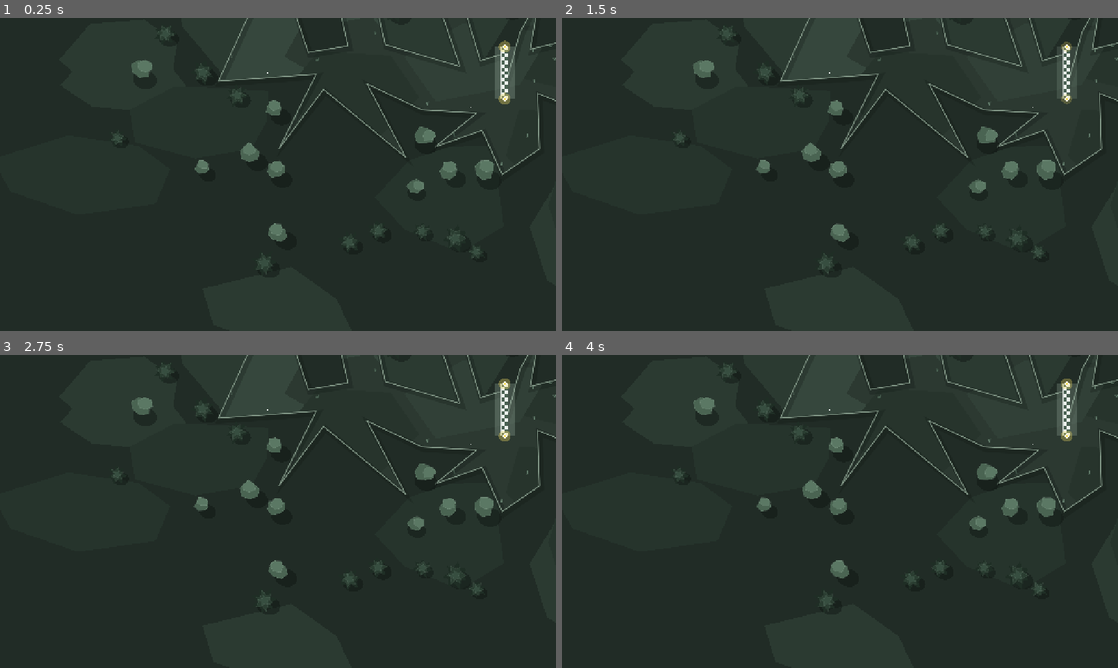
Above: before the commit, frames 1-4 (two rows, left to right).
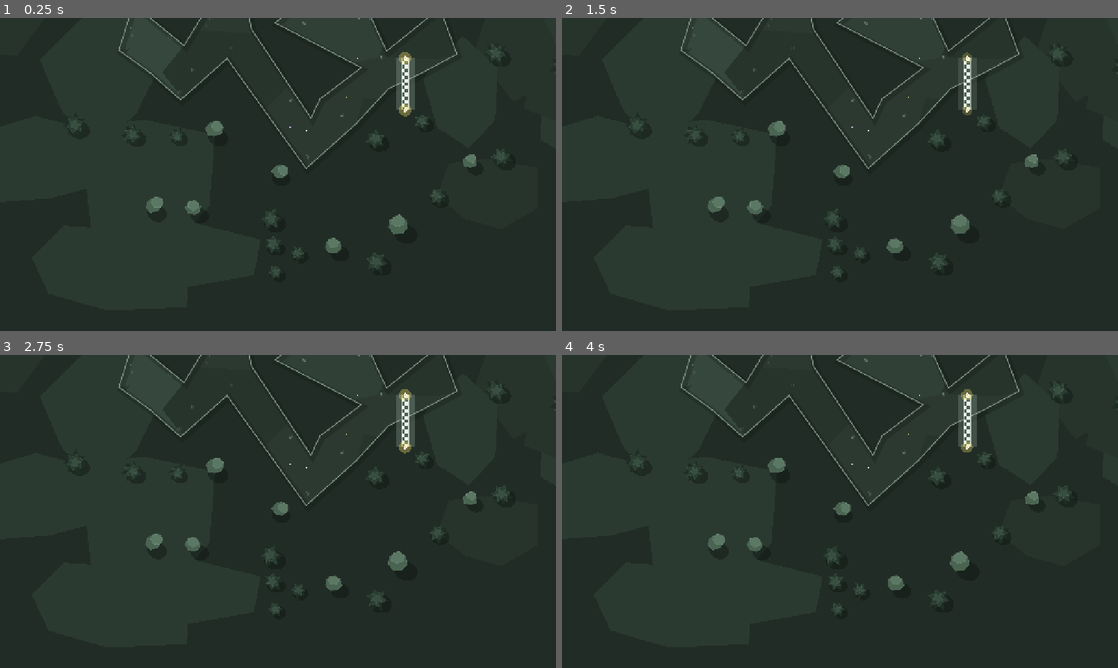
Above: after the commit, the same moments.

Repository: DivyanshuArch/post_bounce
Game: Godot game, scene res://levels/level_template.tscn
Two runs of this game, one before a commit and one after it. Both use one fixed random seed, a clock stepped at 60 frames per second and the inputs below. This scene is started directly instead of the project's main scene.
Inputs (mouse positions are in pixels of both pictures, inside the frame that each line leads up to):
- Up to frame 1 (0.25 s): no input
- Up to frame 2 (1.5 s): tap Enter at 0.5 s; move the mouse to (962, 158) at 0.52 s; tap R at 0.6 s; click (962, 158) at 0.67 s; tap Space at 0.77, 1.07, 1.25 s; drag from (728, 190) to (812, 237) at 1.27 s
- Up to frame 3 (2.75 s): move the mouse to (333, 442) at 2.02 s; tap R at 2.1 s; click (333, 442) at 2.17 s
- Up to frame 4 (4 s): drag from (812, 574) to (673, 464) at 2.77 s; tap Enter at 3.5 s; move the mouse to (1006, 558) at 3.52 s; tap R at 3.6 s; click (1006, 558) at 3.67 s; tap Space at 3.77 s

The runs differ from the first frame. In frame 1, 6.9% of the frame differs, in the area x 12-100%, y 0-85%; in frame 2, 6.6%; in frame 3, 6.9%; in frame 4, 6.9%.

Commit message:
added level 30

Diff:
--- /dev/null
+++ b/post-bounce/levels/level_30.tscn
@@ -0,0 +1,53 @@
+[gd_scene format=3 uid="uid://i5pq1cbwyn0n"]
+
+[ext_resource type="Script" uid="uid://b46ots13hhet1" path="res://scripts/course.gd" id="1_4n6ju"]
+[ext_resource type="PackedScene" uid="uid://df7w8y3e5m1wa" path="res://scenes/prefabs/finish_line.tscn" id="2_w2ogj"]
+[ext_resource type="PackedScene" uid="uid://c6xk1d8v7m2y4" path="res://scenes/prefabs/diamond.tscn" id="3_wswef"]
+[ext_resource type="PackedScene" uid="uid://das8m3t1p4k7b" path="res://scenes/prefabs/shrine_lantern.tscn" id="4_h6hrd"]
+
+[sub_resource type="Curve2D" id="Curve2D_boundary"]
+_data = {
+"points": PackedVector2Array(0, 0, 0, 0, 111, 186, 0, 0, 0, 0, 174, 83, 0, 0, 0, 0, 247, 53, 0, 0, 0, 0, 266, 148, 0, 0, 0, 0, 403, 353, 0, 0, 0, 0, 424, 309, 0, 0, 0, 0, 519, 237, 0, 0, 0, 0, 321, 134, 0, 0, 0, 0, 390, 74, 0, 0, 0, 0, 301, -92, 0, 0, 0, 0, 362, -96, 0, 0, 0, 0, 439, 33, 0, 0, 0, 0, 491, 5, 0, 0, 0, 0, 681, -62, 0, 0, 0, 0, 820, -138, 0, 0, 0, 0, 868, -87, 0, 0, 0, 0, 926, -27, 0, 0, 0, 0, 695, 44, 0, 0, 0, 0, 672, 71, 0, 0, 0, 0, 517, 68, 0, 0, 0, 0, 577, 199, 0, 0, 0, 0, 700, 100, 0, 0, 0, 0, 739, 206, 0, 0, 0, 0, 655, 251, 0, 0, 0, 0, 582, 285, 0, 0, 0, 0, 546, 324, 0, 0, 0, 0, 507, 366, 0, 0, 0, 0, 392, 469, 0, 0, 0, 0, 210, 216, 0, 0, 0, 0, 103, 311, 0, 0, 0, 0, 32, 248, 0, 0, 0, 0, -39, 197, 0, 0, 0, 0, -6, 91)
+}
+point_count = 33
+
+[node name="Course2" type="Node2D" unique_id=735602100 node_paths=PackedStringArray("boundary_path")]
+script = ExtResource("1_4n6ju")
+course_name = "CUSTOM LEVEL"
+boundary_path = NodePath("Boundary")
+outer_poly = PackedVector2Array(111, 186, 174, 83, 247, 53, 266, 148, 403, 353, 424, 309, 519, 237, 321, 134, 390, 74, 301, -92, 362, -96, 439, 33, 491, 5, 681, -62, 820, -138, 868, -87, 926, -27, 695, 44, 672, 71, 517, 68, 577, 199, 700, 100, 739, 206, 655, 251, 582, 285, 546, 324, 507, 366, 392, 469, 210, 216, 103, 311, 32, 248, -39, 197, -6, 91)
+start_position = Vector2(17, 174)
+
+[node name="Boundary" type="Path2D" parent="." unique_id=955458842]
+curve = SubResource("Curve2D_boundary")
+
+[node name="StartPoint" type="Marker2D" parent="." unique_id=949504683]
+position = Vector2(17, 174)
+gizmo_extents = 24.0
+
+[node name="FinishLine" parent="." unique_id=1777726223 instance=ExtResource("2_w2ogj")]
+position = Vector2(850, -64.99997)
+rotation = 2.4497929
+point_a = Vector2(0, -60)
+point_b = Vector2(0, 60)
+
+[node name="Obstacles" type="Node2D" parent="." unique_id=1690859444]
+
+[node name="Diamonds" type="Node2D" parent="." unique_id=276658950]
+
+[node name="Diamond" parent="Diamonds" unique_id=897871573 instance=ExtResource("3_wswef")]
+position = Vector2(233, 104)
+phase_offset = 1.8165875365053636
+
+[node name="Diamond2" parent="Diamonds" unique_id=836239098 instance=ExtResource("3_wswef")]
+position = Vector2(344, -72)
+phase_offset = 5.637606346738877
+
+[node name="Diamond3" parent="Diamonds" unique_id=1780911672 instance=ExtResource("3_wswef")]
+position = Vector2(691, 173)
+phase_offset = 0.2549574330747484
+
+[node name="ShrineLantern" parent="Diamonds" unique_id=1086631454 instance=ExtResource("4_h6hrd")]
+position = Vector2(498, 85)
+
+[node name="Trees" type="Node2D" parent="." unique_id=1604077865]
--- a/post-bounce/levels/level_template.tscn
+++ b/post-bounce/levels/level_template.tscn
@@ -1,19 +1,19 @@
-[gd_scene format=3 uid="uid://c1k8v5m3kax2t"]
+[gd_scene format=3 uid="uid://cmptq2bfayi1q"]
 
 [ext_resource type="Script" uid="uid://b46ots13hhet1" path="res://scripts/course.gd" id="1_course"]
 [ext_resource type="PackedScene" uid="uid://df7w8y3e5m1wa" path="res://scenes/prefabs/finish_line.tscn" id="2_finish"]
 
 [sub_resource type="Curve2D" id="Curve2D_boundary"]
 _data = {
-"points": PackedVector2Array(0, 0, 0, 0, 168, 228, 0, 0, 0, 0, 259, 213, 0, 0, 0, 0, 221, 40, 0, 0, 0, 0, 297, -2, 0, 0, 0, 0, 345, 210, 0, 0, 0, 0, 517, 260, 0, 0, 0, 0, 439, 33, 0, 0, 0, 0, 491, 5, 0, 0, 0, 0, 564, 247, 0, 0, 0, 0, 617, 231, 0, 0, 0, 0, 620, 310, 0, 0, 0, 0, 655, 182, 0, 0, 0, 0, 700, 100, 0, 0, 0, 0, 679, 221, 0, 0, 0, 0, 739, 206, 0, 0, 0, 0, 1121, 493, 0, 0, 0, 0, 696, 322, 0, 0, 0, 0, 700, 450, 0, 0, 0, 0, 614, 509, 0, 0, 0, 0, 568, 407, 0, 0, 0, 0, 460, 445, 0, 0, 0, 0, 556, 367, 0, 0, 0, 0, 429, 360, 0, 0, 0, 0, 303, 300, 0, 0, 0, 0, 392, 469, 0, 0, 0, 0, 203, 313, 0, 0, 0, 0, 100, 450, 0, 0, 0, 0, 186, 278, 0, 0, 0, 0, -39, 294, 0, 0, 0, 0, 93, 5)
+"points": PackedVector2Array(0, 0, 0, 0, 111, 186, 0, 0, 0, 0, 174, 83, 0, 0, 0, 0, 247, 53, 0, 0, 0, 0, 266, 148, 0, 0, 0, 0, 403, 353, 0, 0, 0, 0, 424, 309, 0, 0, 0, 0, 519, 237, 0, 0, 0, 0, 321, 134, 0, 0, 0, 0, 390, 74, 0, 0, 0, 0, 301, -92, 0, 0, 0, 0, 362, -96, 0, 0, 0, 0, 439, 33, 0, 0, 0, 0, 491, 5, 0, 0, 0, 0, 681, -62, 0, 0, 0, 0, 820, -138, 0, 0, 0, 0, 868, -87, 0, 0, 0, 0, 926, -27, 0, 0, 0, 0, 695, 44, 0, 0, 0, 0, 672, 71, 0, 0, 0, 0, 517, 68, 0, 0, 0, 0, 577, 199, 0, 0, 0, 0, 700, 100, 0, 0, 0, 0, 739, 206, 0, 0, 0, 0, 655, 251, 0, 0, 0, 0, 582, 285, 0, 0, 0, 0, 546, 324, 0, 0, 0, 0, 507, 366, 0, 0, 0, 0, 392, 469, 0, 0, 0, 0, 210, 216, 0, 0, 0, 0, 103, 311, 0, 0, 0, 0, 32, 248, 0, 0, 0, 0, -39, 197, 0, 0, 0, 0, -6, 91)
 }
-point_count = 30
+point_count = 33
 
-[node name="Course2" type="Node2D" unique_id=735602100 node_paths=PackedStringArray("boundary_path")]
+[node name="Course3" type="Node2D" unique_id=735602100 node_paths=PackedStringArray("boundary_path")]
 script = ExtResource("1_course")
 course_name = "CUSTOM LEVEL"
 boundary_path = NodePath("Boundary")
-outer_poly = PackedVector2Array(168, 228, 259, 213, 221, 40, 297, -2, 345, 210, 517, 260, 439, 33, 491, 5, 564, 247, 617, 231, 620, 310, 655, 182, 700, 100, 679, 221, 739, 206, 1121, 493, 696, 322, 700, 450, 614, 509, 568, 407, 460, 445, 556, 367, 429, 360, 303, 300, 392, 469, 203, 313, 100, 450, 186, 278, -39, 294, 93, 5)
+outer_poly = PackedVector2Array(111, 186, 174, 83, 247, 53, 266, 148, 403, 353, 424, 309, 519, 237, 321, 134, 390, 74, 301, -92, 362, -96, 439, 33, 491, 5, 681, -62, 820, -138, 868, -87, 926, -27, 695, 44, 672, 71, 517, 68, 577, 199, 700, 100, 739, 206, 655, 251, 582, 285, 546, 324, 507, 366, 392, 469, 210, 216, 103, 311, 32, 248, -39, 197, -6, 91)
 start_position = Vector2(180, 275)
 
 [node name="Boundary" type="Path2D" parent="." unique_id=955458842]
